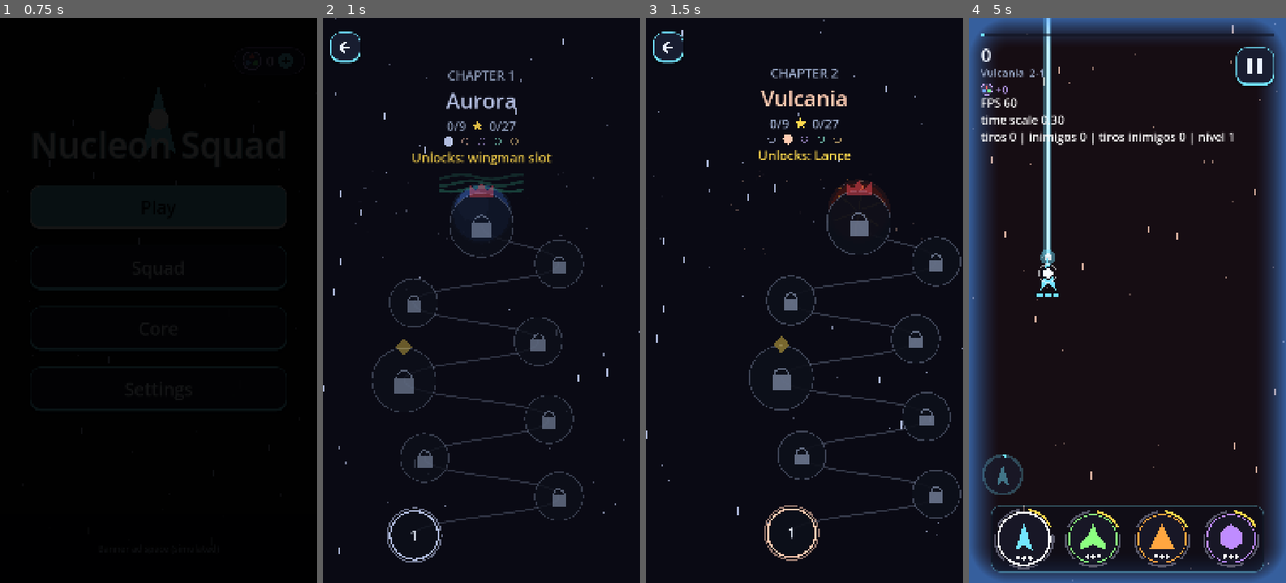
Above: before the commit, frames 1-4 (left to right).
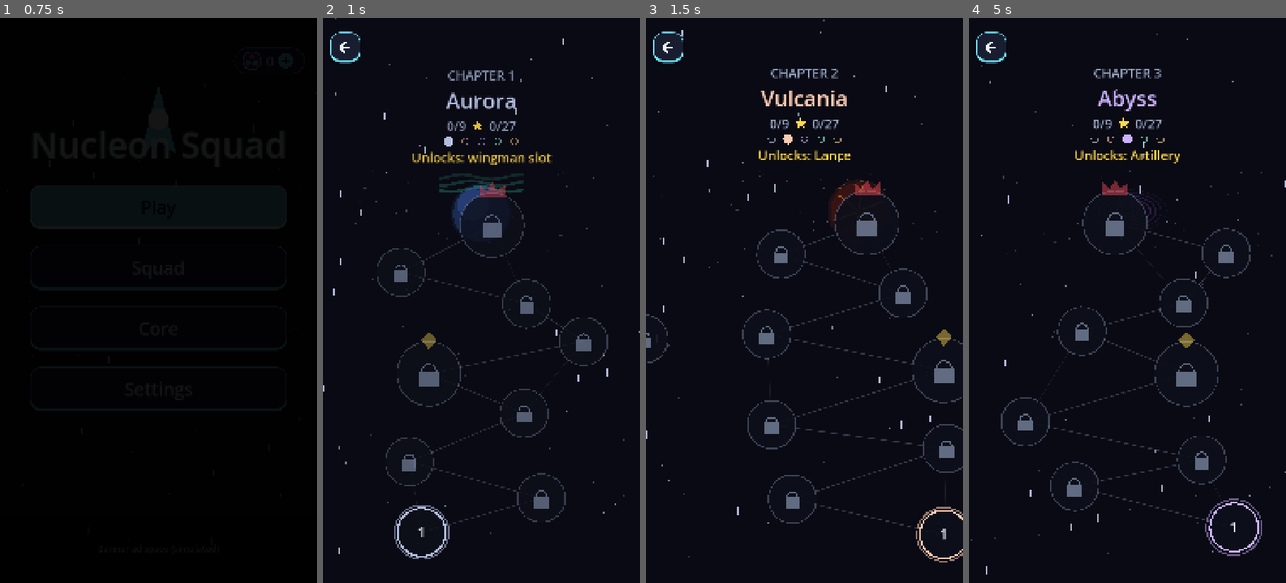
Above: after the commit, the same moments.

Repository: GDPonsoni/Nucleon-Squad-3D
Game: Godot game, scene res://scenes/menu.tscn
Two runs of this game, one before a commit and one after it. Both use one fixed random seed, a clock stepped at 60 frames per second and the inputs below.
Inputs (mouse positions are in pixels of both pictures, inside the frame that each line leads up to):
- Up to frame 1 (0.75 s): click "Play" at 0.5 s
- Up to frame 2 (1 s): no input
- Up to frame 3 (1.5 s): move the mouse to (874, 272) at 1.27 s; hold Right (ui_right) from 1.28 s (still down); click (874, 272) at 1.42 s
- Up to frame 4 (5 s): release Right (ui_right) at 2 s; drag from (1064, 328) to (1111, 413) at 2.02 s; click (1060, 532) at 2.77 s; move the mouse to (1159, 176) at 3.52 s; hold Right (ui_right) 3.53-4.25 s; drag from (1111, 413) to (1032, 215) at 4.27 s

Frame 1 is identical in both runs. In frame 2, 5.2% of the frame differs, in the area x 14-96%, y 29-97%; in frame 3, 5.4%; in frame 4, 28%, in the area x 0-100%, y 0-100%.

Commit message:
feat(ui): mapa de fases em constelação (nós espalhados, linhas retas e estrelinhas de fundo)
Co-Authored-By: Claude Sonnet 5.5 <noreply@anthropic.com>

Diff:
--- a/scripts/core/params.gd
+++ b/scripts/core/params.gd
@@ -131,8 +131,8 @@
 var stage_node_boss_scale: float = 1.3
 var stage_map_margin_top: float = 200.0  # topo do caminho (chefe) até a borda da página
 var stage_map_margin_bottom: float = 170.0
-var stage_map_sway: float = 0.25  # amplitude lateral do caminho (fração da largura)
-var stage_map_wave: float = 2.1  # variação da amplitude do zigue-zague, rad por nó
+var stage_map_sway: float = 0.34  # alcance lateral máximo dos nós (fração da largura)  # amplitude lateral do caminho (fração da largura)
+var stage_map_dust: int = 36  # estrelinhas de fundo no mapa
 var stage_map_art_alpha: float = 0.45
 var stage_map_art_top: float = 10.0
 var stage_header_name_width: float = 700.0  # o nome do capítulo encolhe para caber
--- a/scripts/ui/stage_map.gd
+++ b/scripts/ui/stage_map.gd
@@ -13,6 +13,7 @@
 var _nodes: Array[StageNode] = []
 var _art: ChapterArt
 var _points := PackedVector2Array()
+var _dust := PackedVector2Array()
 
 
 func setup(index: int) -> void:
@@ -69,36 +70,67 @@
 		return
 	_art.size = Params.chapter_art_size
 	_art.position = Vector2((size.x - _art.size.x) * 0.5, Params.stage_map_art_top)
+	_points = _constellation()
+	for i in _nodes.size():
+		_nodes[i].position = _points[i] - _nodes[i].size * 0.5
+	# Estrelinhas de fundo, fixas por capítulo
+	var rng := RandomNumberGenerator.new()
+	rng.seed = 900 + planet_index
+	_dust.clear()
+	for k in Params.stage_map_dust:
+		_dust.append(Vector2(rng.randf() * size.x, rng.randf() * size.y))
+	queue_redraw()
+
+
+## Posições dos nós como numa constelação: sobem da primeira ao chefe, mas espalhadas
+## de forma irregular (sorteio fixo por capítulo) e afastadas o bastante para não se tocarem.
+func _constellation() -> PackedVector2Array:
 	var count: int = _nodes.size()
+	var rng := RandomNumberGenerator.new()
+	rng.seed = 4242 + planet_index * 31
 	var top: float = Params.stage_map_margin_top
-	var span: float = maxf(size.y - top - Params.stage_map_margin_bottom, 1.0)
-	_points.clear()
+	var bottom: float = size.y - Params.stage_map_margin_bottom
+	var step: float = (bottom - top) / maxf(count - 1, 1)
+	var margin: float = Params.stage_node_size * 0.75
+	var points := PackedVector2Array()
+	var side: float = rng.randf_range(-1.0, 1.0)
 	for i in count:
-		var t: float = float(i) / maxf(count - 1, 1)
-		# Zigue-zague: lados alternados, com amplitude variando um pouco para não ficar mecânico
-		var side: float = -1.0 if i % 2 == 0 else 1.0
-		var x: float = size.x * (0.5 + side * Params.stage_map_sway * (0.85 + 0.15 * sin(i * Params.stage_map_wave)))
+		# Sobe em ziguezague irregular: o lado muda quase sempre, com amplitude sorteada
+		side = -signf(side) if rng.randf() < 0.8 else signf(side)
+		var x: float = size.x * (0.5 + side * rng.randf_range(0.12, Params.stage_map_sway))
+		var y: float = bottom - i * step + rng.randf_range(-0.22, 0.22) * step
 		if i == count - 1:
-			x = size.x * 0.5
-		var point := Vector2(x, size.y - Params.stage_map_margin_bottom - t * span)
-		_points.append(point)
-		_nodes[i].position = point - _nodes[i].size * 0.5
-	queue_redraw()
+			x = size.x * rng.randf_range(0.42, 0.58)
+			y = top
+		points.append(Vector2(clampf(x, margin, size.x - margin), y))
+	# Relaxamento: afasta nós que ficaram perto demais
+	var min_dist: float = Params.stage_node_size * 1.25
+	for _pass in 12:
+		for i in count:
+			for j in range(i + 1, count):
+				var delta: Vector2 = points[j] - points[i]
+				var dist: float = delta.length()
+				if dist < min_dist and dist > 0.01:
+					var push: Vector2 = delta / dist * (min_dist - dist) * 0.5
+					points[i] -= push
+					points[j] += push
+		for i in count:
+			points[i].x = clampf(points[i].x, margin, size.x - margin)
+	return points
 
 
 func _draw() -> void:
 	var tint: Color = _planet.star_color
+	for dust in _dust:
+		draw_circle(dust, 2.0, Color(tint, 0.25))
+	# Ligações extras, bem fracas, só para parecer uma constelação
+	for i in range(0, _points.size() - 2, 3):
+		draw_line(_points[i], _points[i + 2], Color(Params.ui_muted_text_color, 0.12), 2.0, true)
+	# Linhas retas entre fases seguidas; acendem as já percorridas
 	for i in range(_points.size() - 1):
 		var done: bool = SaveGame.is_completed(_planet.stages[i].id)
-		var color: Color = Color(tint, 0.85) if done else Color(Params.ui_muted_text_color, 0.3)
-		var a: Vector2 = _points[i]
-		var b: Vector2 = _points[i + 1]
-		var lift: float = (a.y - b.y) * 0.5
-		var curve := PackedVector2Array()
-		for k in 17:
-			var u: float = k / 16.0
-			var p0: Vector2 = a
-			var p1: Vector2 = a + Vector2(0.0, -lift)
-			var p2: Vector2 = b + Vector2(0.0, lift)
-			curve.append(p0.bezier_interpolate(p1, p2, b, u))
-		draw_polyline(curve, color, 8.0 if done else 5.0, true)
+		if done:
+			draw_line(_points[i], _points[i + 1], Color(tint, 0.25), 14.0, true)
+			draw_line(_points[i], _points[i + 1], Color(tint, 0.9), 4.0, true)
+		else:
+			draw_line(_points[i], _points[i + 1], Color(Params.ui_muted_text_color, 0.3), 3.0, true)
